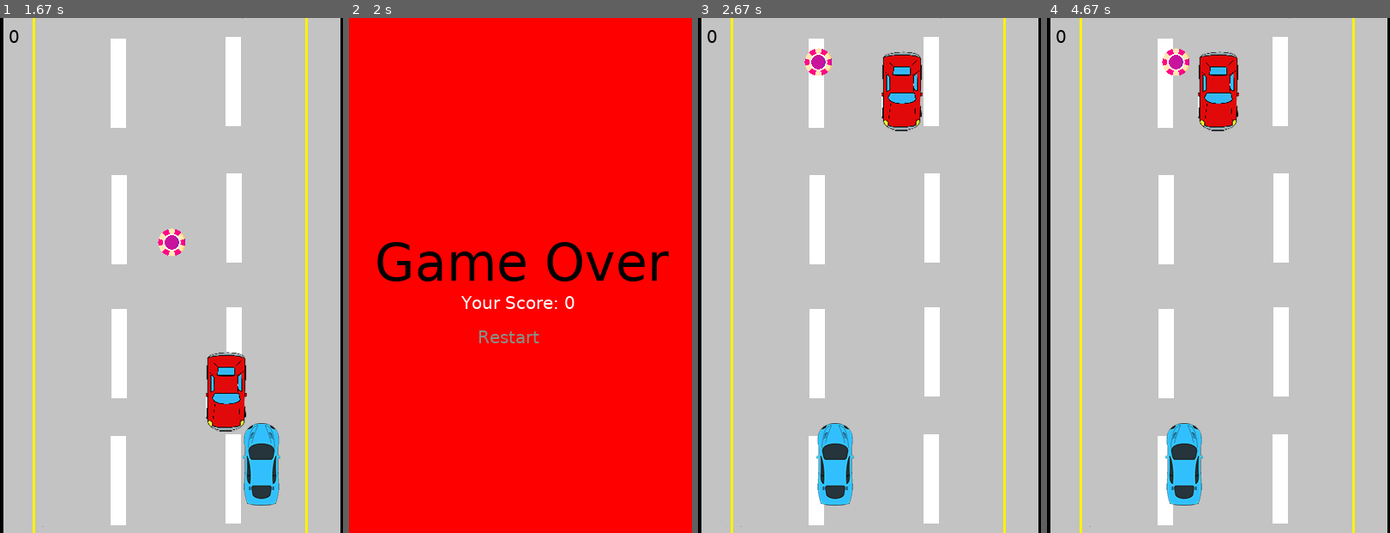
Above: before the commit, frames 1-4 (left to right).
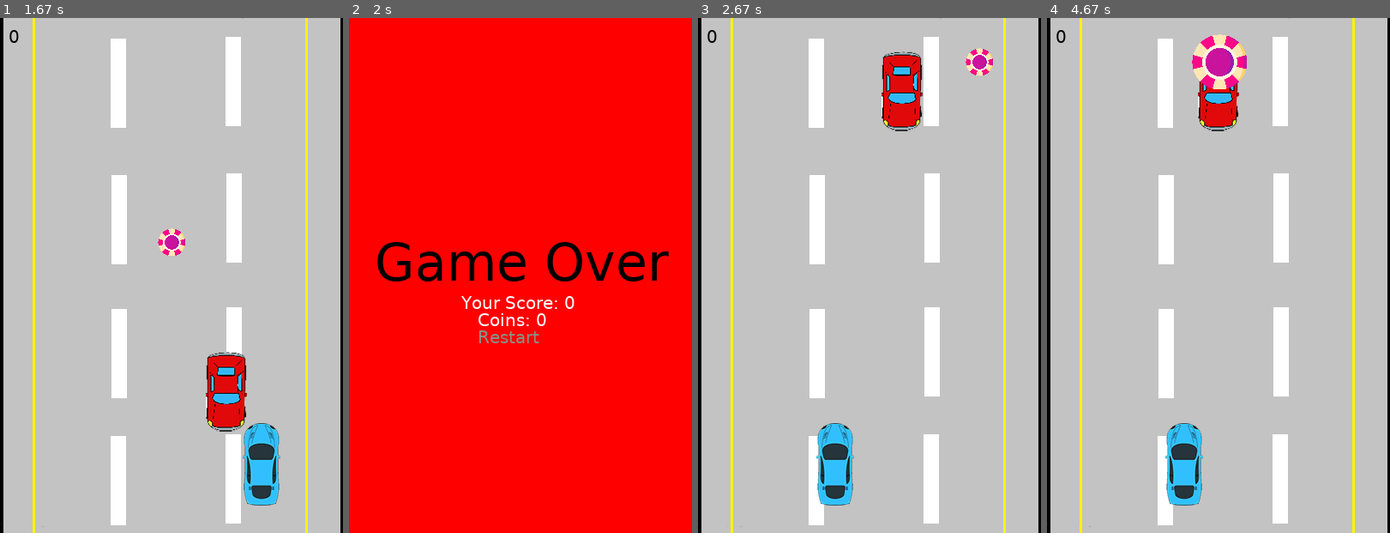
Above: after the commit, the same moments.

Repository: Dddsss11111/PP2labs
Game: pygame game, started from LAB9/Racer.py
The game is run twice, just before and just after one commit, with the same random seed, the same clock (stepped at 60 frames per second) and the same inputs.
Inputs (mouse positions are in pixels of both pictures, inside the frame that each line leads up to):
- Up to frame 1 (1.67 s): hold Right 0.33-0.8 s; hold Right 0.83-1.3 s; hold Left from 1.33 s (still down)
- Up to frame 2 (2 s): release Left at 1.87 s
- Up to frame 3 (2.67 s): press the mouse at (855, 337) at 2.37 s; move the mouse to (883, 285) at 2.47 s; release the mouse at (910, 239) at 2.6 s
- Up to frame 4 (4.67 s): hold Right 2.67-3.3 s; move the mouse to (1108, 177) at 2.7 s; hold Left 3.33-3.8 s; press the mouse at (1204, 337) at 4.37 s; move the mouse to (1239, 290) at 4.47 s; release the mouse at (1273, 244) at 4.6 s

Frame 1 is identical in both runs. In frame 2, 0.2% of the frame differs, in the area x 37-58%, y 57-60%; in frame 3, 0.7%; in frame 4, 1.7%, in the area x 33-59%, y 3-14%.

Commit message:
Add files via upload

Diff:
--- a/LAB9/Racer.py
+++ b/LAB9/Racer.py
@@ -23,6 +23,9 @@
 SPEED = 5
 COIN_SPEED = 3
 SCORE = 0
+
+# count of collected coins (each coin picked counts as 1, regardless of weight)
+COINS_COLLECTED = 0
 
 # yellow line borders
 LEFT_BORDER = 40
@@ -54,10 +57,9 @@
         self.rect.center = (random.randint(LEFT_BORDER + 20, RIGHT_BORDER - 20), 0)
 
     def move(self):
-        global SCORE
         self.rect.move_ip(0, SPEED)
         if (self.rect.top > 600):
-            SCORE += 1
+            # passage of enemy no longer gives SCORE or coin count
             self.rect.top = 0
             self.rect.center = (random.randint(LEFT_BORDER + 20, RIGHT_BORDER - 20), 0)
 
@@ -83,26 +85,47 @@
 class Coin(pygame.sprite.Sprite):
     def __init__(self):
         super().__init__()
-        self.image = pygame.image.load("coin.png")
-        self.image = pygame.transform.scale(self.image, (32, 32))
+        self.respawn_new_coin()
+
+    def respawn_new_coin(self):
+        # random weight 1–3 (affects points)
+        self.weight = random.randint(1, 3)
+
+        base_image = pygame.image.load("coin.png")
+
+        # size based on weight (slightly larger for heavier)
+        size = 16 * self.weight + 16   # gives sizes: 32, 48, 64
+        self.image = pygame.transform.scale(base_image, (size, size))
         self.rect = self.image.get_rect()
-        self.rect.center = (random.randint(LEFT_BORDER + 20, RIGHT_BORDER - 20), 0)
+
+        # ensure spawn x not too close to enemy initial x (simple attempt)
+        self.rect.center = (
+            random.randint(LEFT_BORDER + 20, RIGHT_BORDER - 20),
+            0
+        )
 
     def move(self):
-        global SCORE
+        global SCORE, COINS_COLLECTED, SPEED, COIN_SPEED
         self.rect.move_ip(0, COIN_SPEED)
+
+        # If coin fell beyond screen → respawn (still counts as not collected)
         if self.rect.top > 600:
-            self.rect.top = 0
-            self.rect.center = (random.randint(LEFT_BORDER + 20, RIGHT_BORDER - 20), 0)
-            if abs(self.rect.centerx - E1.rect.centerx) < 50:
-                self.rect.centerx = random.randint(LEFT_BORDER + 20, RIGHT_BORDER - 20)
+            self.respawn_new_coin()
+
+        # Collision with player: collect coin
         if pygame.sprite.collide_rect(self, P1):
             coin_sound.play()
-            SCORE += 1
-            self.rect.top = 0
-            self.rect.center = (random.randint(LEFT_BORDER + 20, RIGHT_BORDER - 20), 0)
-            if abs(self.rect.centerx - E1.rect.centerx) < 50:
-                self.rect.centerx = random.randint(LEFT_BORDER + 20, RIGHT_BORDER - 20)
+            SCORE += self.weight          # score increases by coin weight
+            COINS_COLLECTED += 1          # count coins picked (1 per coin)
+
+            # Increase speed every 3 collected coins (coins count, not score)
+            if COINS_COLLECTED % 3 == 0:
+                # small gradual increase
+                SPEED += 0.5
+                COIN_SPEED += 0.3
+
+            # respawn a new coin (one coin on screen at a time)
+            self.respawn_new_coin()
 
 
 # Setting up Sprites
@@ -120,18 +143,12 @@
 all_sprites.add(E1)
 all_sprites.add(C1)
 
-# Adding a new User event
-INC_SPEED = pygame.USEREVENT + 1
-pygame.time.set_timer(INC_SPEED, 1000)
-
+# Gameplay flag
 gameplay = True
 
 # Game Loop
 while True:
     for event in pygame.event.get():
-        if event.type == INC_SPEED and gameplay:
-            SPEED += 0.5
-            COIN_SPEED += 0.5
         if event.type == QUIT:
             pygame.quit()
             sys.exit()
@@ -141,10 +158,12 @@
         scores = font_small.render(str(SCORE), True, BLACK)
         DISPLAYSURF.blit(scores, (10, 10))
 
+        # move and draw sprites
         for entity in all_sprites:
             entity.move()
             DISPLAYSURF.blit(entity.image, entity.rect)
 
+        # Collision with enemy -> game over
         if pygame.sprite.spritecollideany(P1, enemies):
             crash_sound.play()
             time.sleep(0.5)
@@ -154,17 +173,25 @@
         DISPLAYSURF.blit(game_over, (30, 250))
         final_score = font_small.render("Your Score: " + str(SCORE), True, WHITE)
         DISPLAYSURF.blit(final_score, (130, 320))
+        # show how many coins collected as well
+        coins_text = font_small.render("Coins: " + str(COINS_COLLECTED), True, WHITE)
+        DISPLAYSURF.blit(coins_text, (150, 340))
+
         restart_label_rect = restart_label.get_rect(topleft=(150, 360))
         DISPLAYSURF.blit(restart_label, restart_label_rect)
 
         mouse = pygame.mouse.get_pos()
         if restart_label_rect.collidepoint(mouse) and pygame.mouse.get_pressed()[0]:
+            # reset game state
             SCORE = 0
+            COINS_COLLECTED = 0
             SPEED = 5
             COIN_SPEED = 3
+
             P1.rect.center = (160, 520)
             E1.rect.center = (random.randint(LEFT_BORDER + 20, RIGHT_BORDER - 20), 0)
-            C1.rect.center = (random.randint(LEFT_BORDER + 20, RIGHT_BORDER - 20), 0)
+            C1.respawn_new_coin()
+
             gameplay = True
 
     pygame.display.update()
